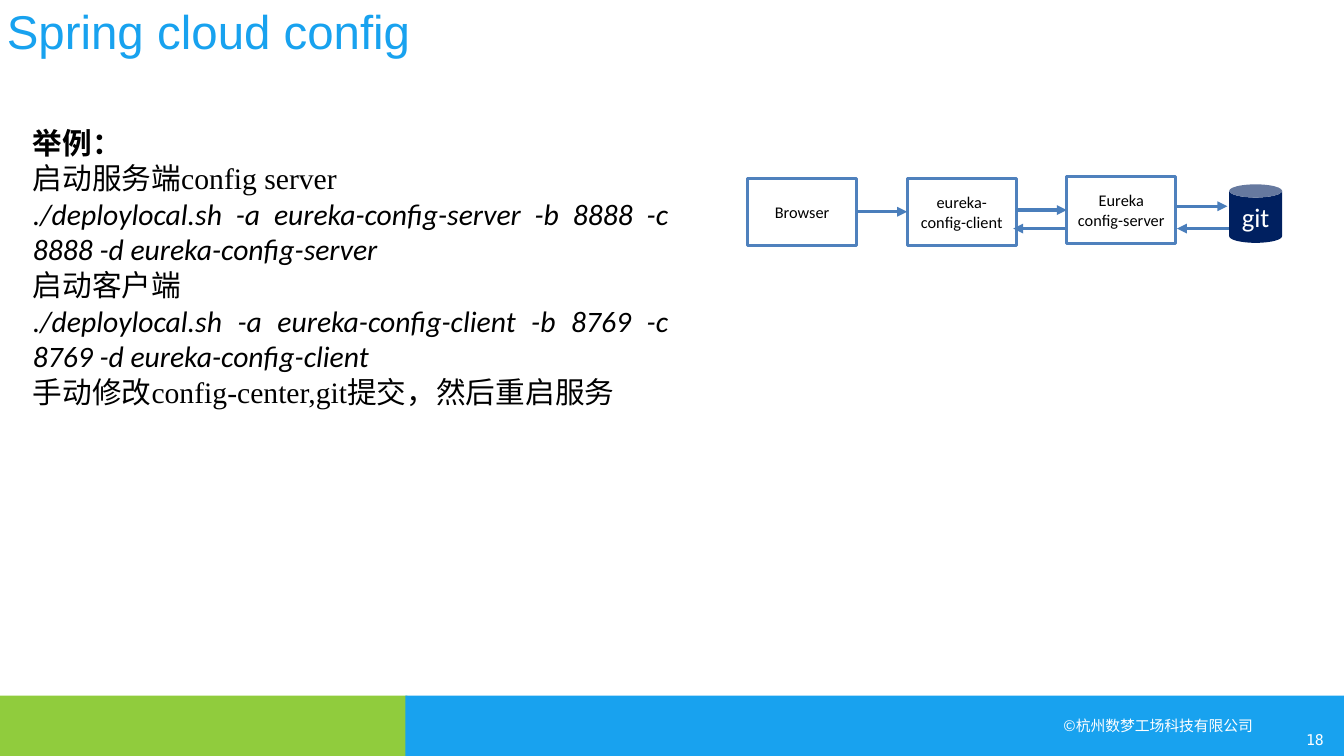
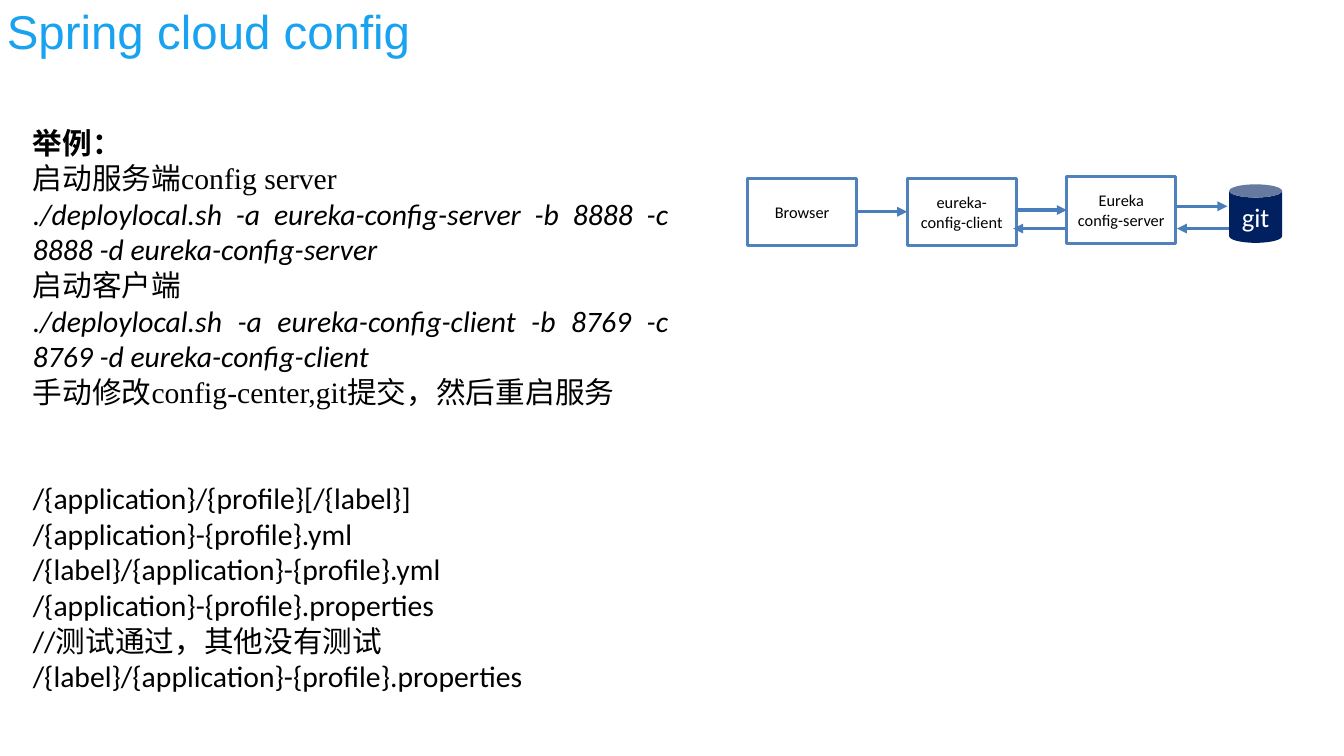
Before and after one commit to kuailewangzi1212/docs, a slide deck: slide 19 of spring cloud/spring cloud.pptx (slide 18 before the commit). Drawn at 1344x756 pixels with LibreOffice and Linux fonts; fonts in the diff are those of the drawing; background and template pictures are left out. Boxes give left, top, right and bottom in pixels: in the first picture for what was removed or moved away, otherwise in the second. Text is boxed around its words. In the diff, an @@ line names an element or a change of style, - is before the commit and + after.

```diff
--- a/spring cloud/spring cloud.pptx
+++ b/spring cloud/spring cloud.pptx
@@ text at bbox=[33, 487, 522, 692]: paragraphs added @@
+/{application}/{profile}[/{label}]
+/{application}-{profile}.yml
+/{label}/{application}-{profile}.yml
+/{application}-{profile}.properties
+//测试通过，其他没有测试
+/{label}/{application}-{profile}.properties
@@ rectangle removed at bbox=[0, 695, 407, 756] @@
@@ rectangle removed at bbox=[405, 695, 1344, 756] @@
@@ text removed at bbox=[1063, 718, 1252, 732] @@
-©杭州数梦工场科技有限公司
@@ page number removed at bbox=[1306, 734, 1324, 745] @@
-18
```
Also in this commit, not shown: 23 other slides changed, 3 slides added, 1 slide removed, 5 other files.
